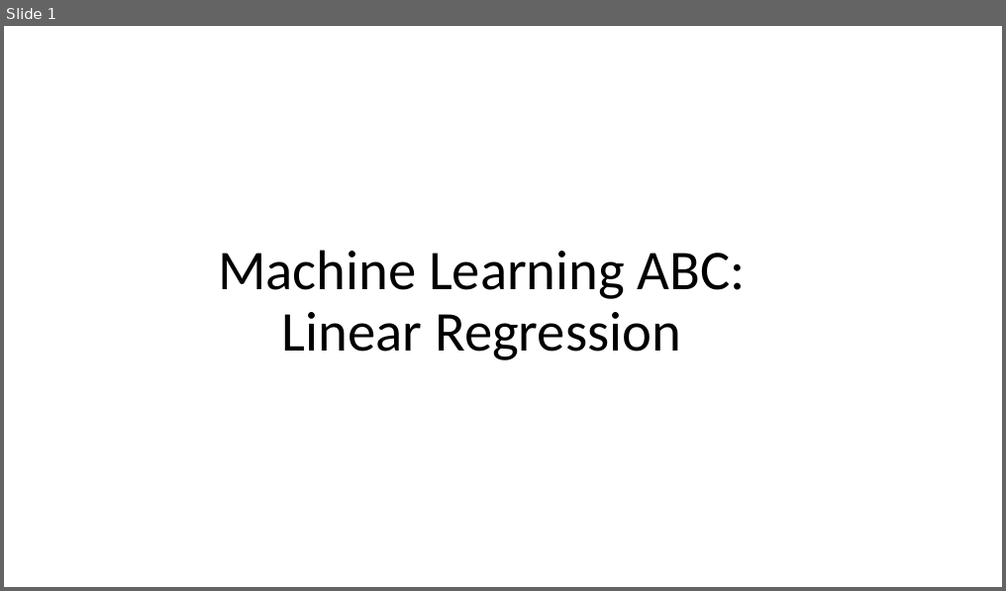
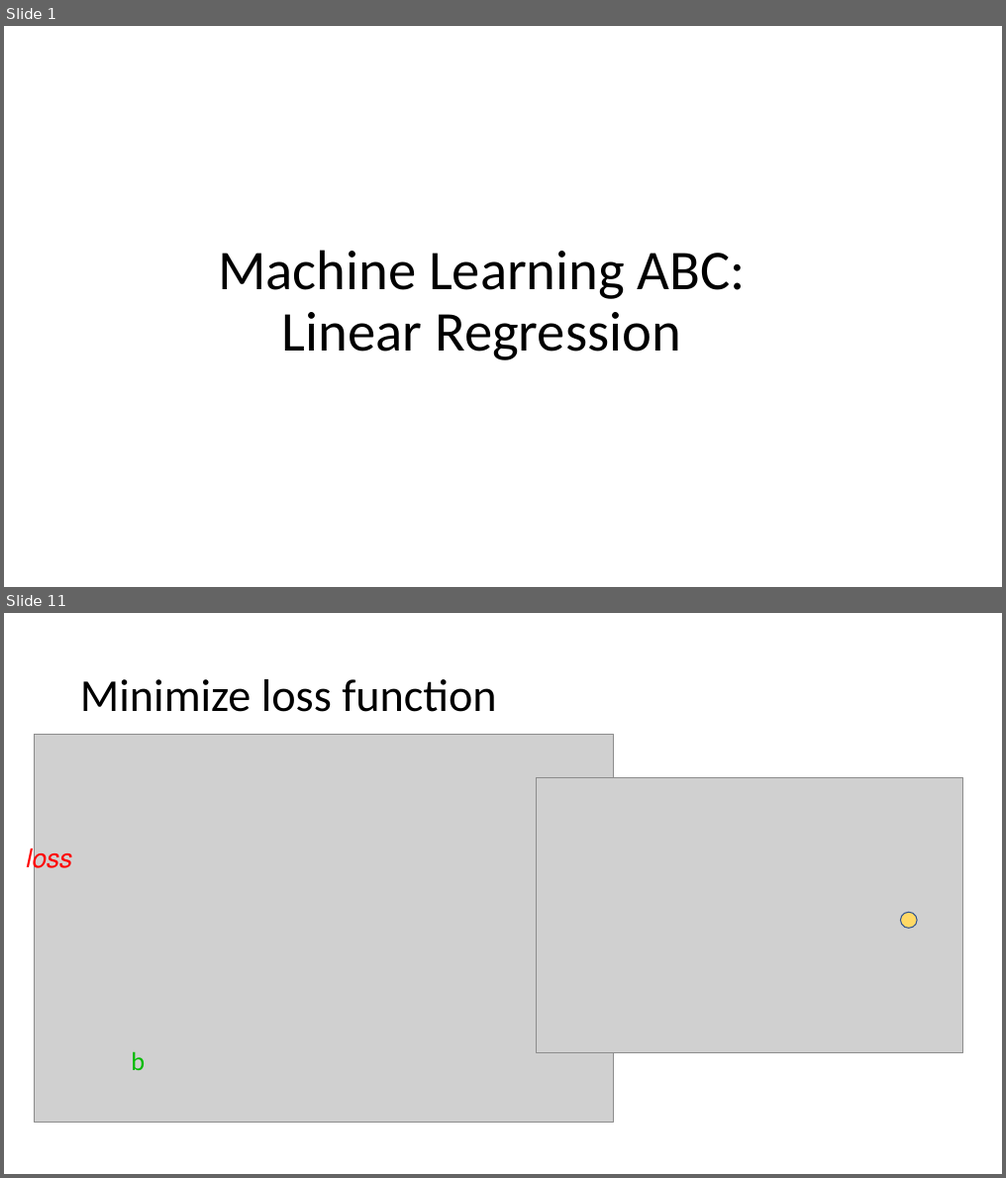
Before and after one commit to lekhasy/ML-presentation, a slide deck: presentation.pptx. Shown one above the other, each under a label of ours: slide 1 before the commit, slides 1 and 11 after it; the slides between them are not shown. The pictures are 1006x591 and 1006x1178 pixels, drawn with LibreOffice and Linux fonts; fonts in the diff are those of the drawing; grey boxes stand for pictures. Boxes give left, top, right and bottom in pixels: in the first picture for what was removed or moved away, otherwise in the second. Text is boxed around its words. In the diff, an @@ line names an element or a change of style, - is before the commit and + after.

```diff
--- a/presentation.pptx
+++ b/presentation.pptx
@@ slide 11 added at bbox=[4, 613, 1002, 1174], background #FFFFFF @@
@@ title added at bbox=[80, 679, 496, 712], 44 pt, text #000000 @@
+Minimize loss function
@@ picture added at bbox=[537, 777, 963, 1054] @@
@@ ellipse added at bbox=[901, 912, 918, 928], fill #FFD966, outline #325491 1 pt @@
@@ group added at bbox=[26, 735, 614, 1123]: 2 pictures, 2 texts @@
+𝑙𝑜𝑠𝑠
+b
```
Also in this commit, not shown: 4 slides changed, 7 other slides added, 2 slides removed.
